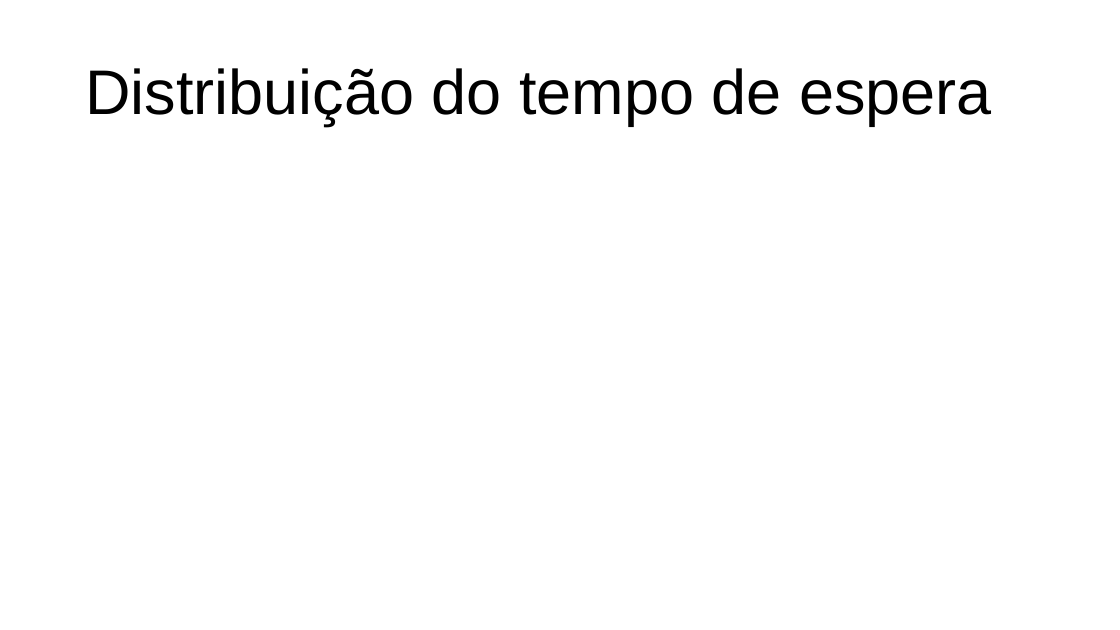
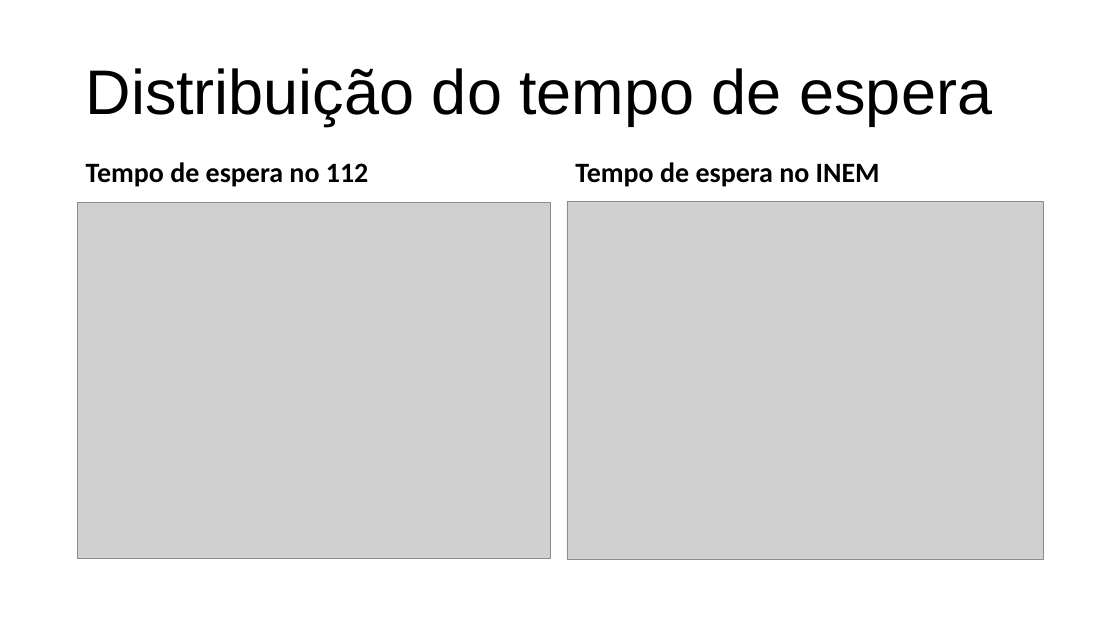
Before and after one commit to DiogoSoares1997/ST-1819I, a slide deck: slide 12 of ST.pptx (slide 10 before the commit). Drawn at 1120x630 pixels with LibreOffice and Linux fonts; fonts in the diff are those of the drawing; grey boxes stand for pictures. Boxes give left, top, right and bottom in pixels: in the first picture for what was removed or moved away, otherwise in the second. Text is boxed around its words. In the diff, an @@ line names an element or a change of style, - is before the commit and + after.

```diff
--- a/ST.pptx
+++ b/ST.pptx
@@ text added at (86,162,369,187), 24 pt, text #000000, bold @@
+Tempo de espera no 112
@@ text added at (575,162,880,187), 24 pt, text #000000, bold @@
+Tempo de espera no INEM
@@ picture added at (77,202,551,558) @@
@@ picture added at (567,202,1044,559) @@
```
Also in this commit, not shown: 6 other slides changed, 6 slides added, 7 slides removed, 15 other files.
